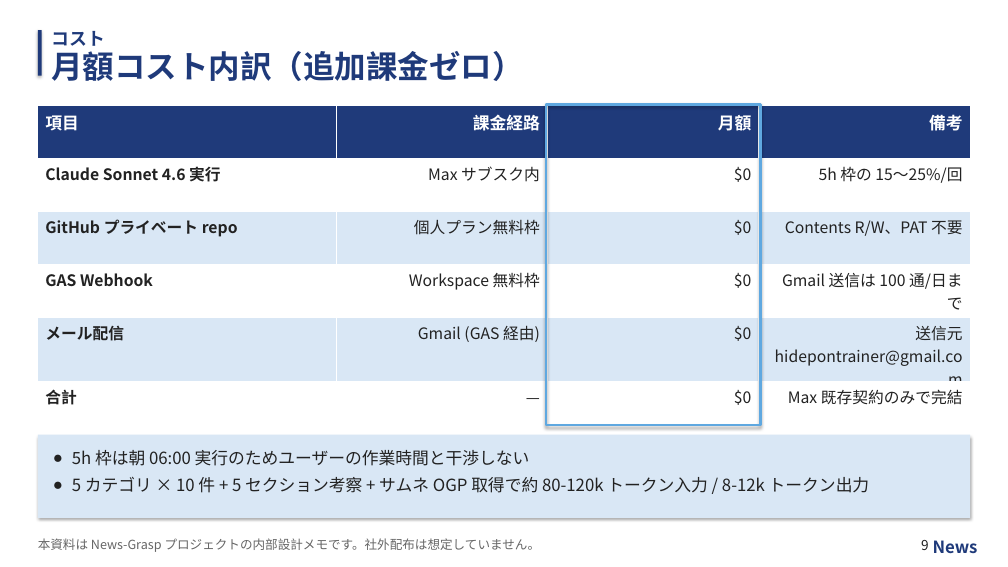
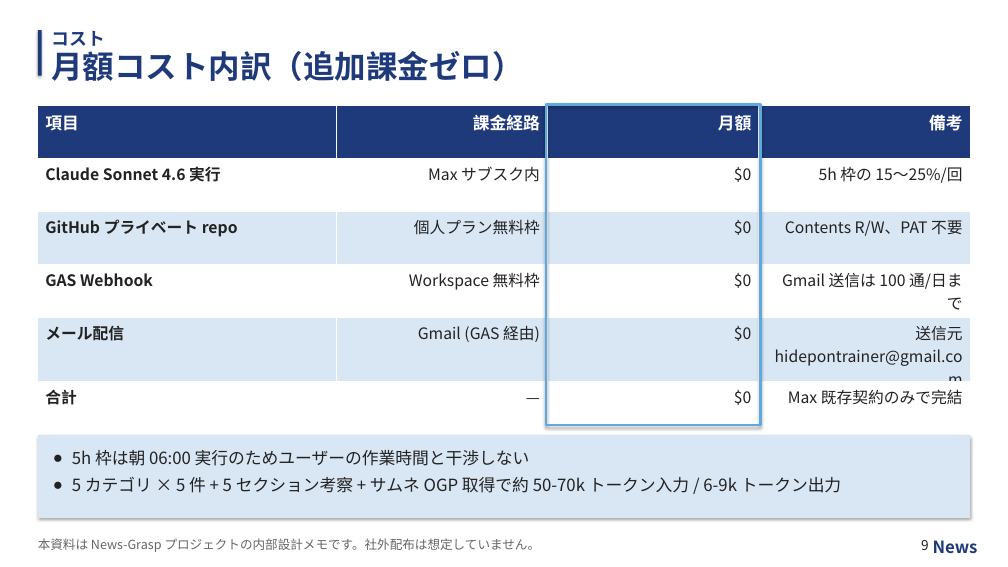
Before and after one commit to HIDEPON-UMG/News-Grasp, a slide deck: slide 9 of docs/architecture.pptx. Drawn at 1008x567 pixels with LibreOffice and Linux fonts; fonts in the diff are those of the drawing. Boxes give left, top, right and bottom in pixels: in the first picture for what was removed or moved away, otherwise in the second. Text is boxed around its words. In the diff, an @@ line names an element or a change of style, - is before the commit and + after.

```diff
--- a/docs/architecture.pptx
+++ b/docs/architecture.pptx
@@ text at (x1=72, y1=477, x2=841, y2=493): text changed @@
-● 5 カテゴリ × 10 件 + 5 セクション考察 + サムネ OGP 取得で約 80-120k トークン入力 / 8-12k トークン出力
+● 5 カテゴリ × 5 件 + 5 セクション考察 + サムネ OGP 取得で約 50-70k トークン入力 / 6-9k トークン出力
```
Also in this commit, not shown: 2 other slides changed, 13 other files.
